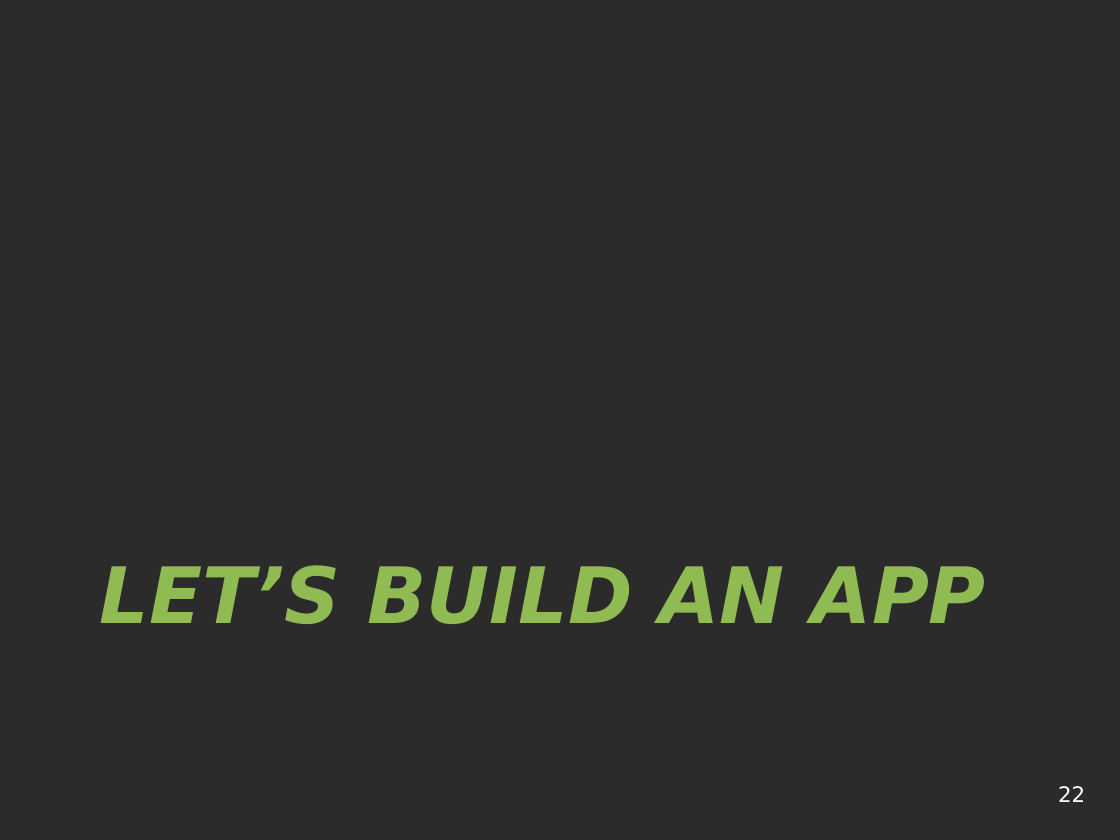
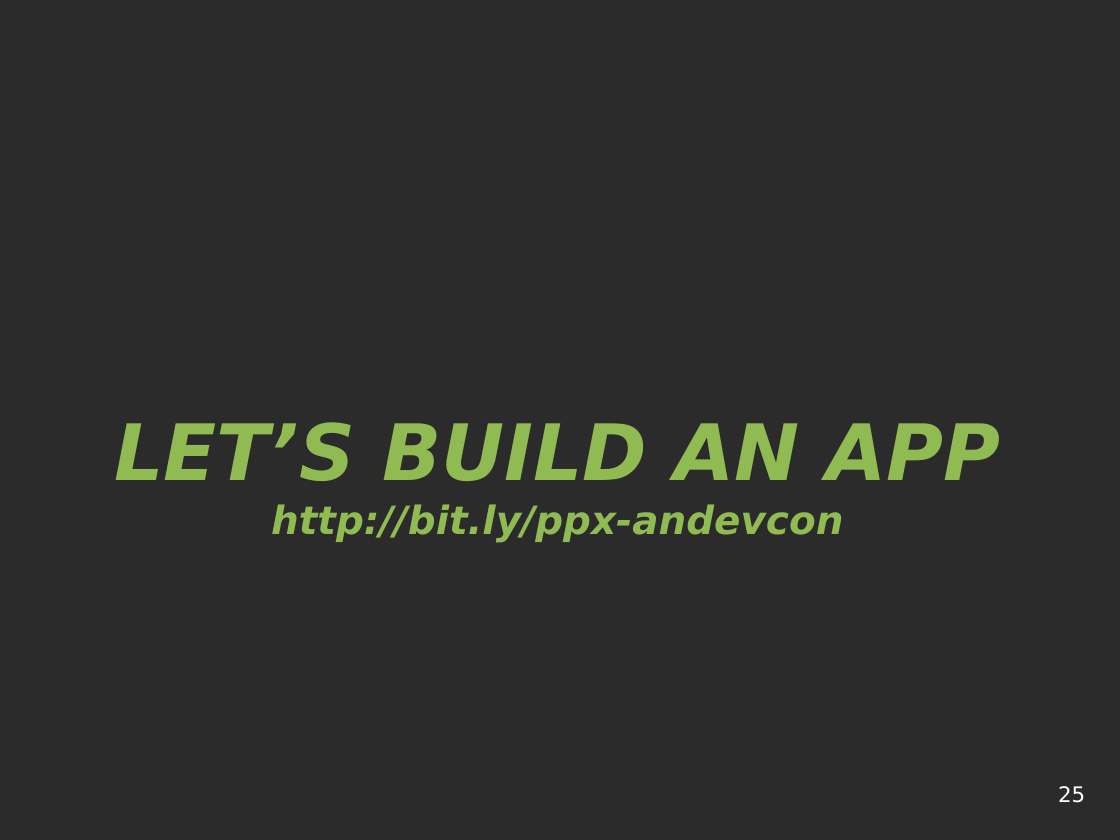
Before and after one commit to paypal/tech-talks, a slide deck: slide 25 of AndroidDevCamp-March2011/android_devcon_march_2011.pptx (slide 22 before the commit). Drawn at 1120x840 pixels with LibreOffice and Linux fonts; fonts in the diff are those of the drawing; background and template pictures are left out; a plain dark background stands for a picture behind light text. Boxes give left, top, right and bottom in pixels: in the first picture for what was removed or moved away, otherwise in the second. Text is boxed around its words. In the diff, an @@ line names an element or a change of style, - is before the commit and + after.

```diff
--- a/AndroidDevCamp-March2011/android_devcon_march_2011.pptx
+++ b/AndroidDevCamp-March2011/android_devcon_march_2011.pptx
@@ title at (x1=114, y1=422, x2=1001, y2=542): text changed; size 40 to 20 pt @@
-LET’S BUILD AN APP
+LET’S BUILD AN APP
+http://bit.ly/ppx-andevcon
@@ page number at (x1=1058, y1=786, x2=1085, y2=803): text changed @@
-22
+25
```
Also in this commit, not shown: 3 slides added.
